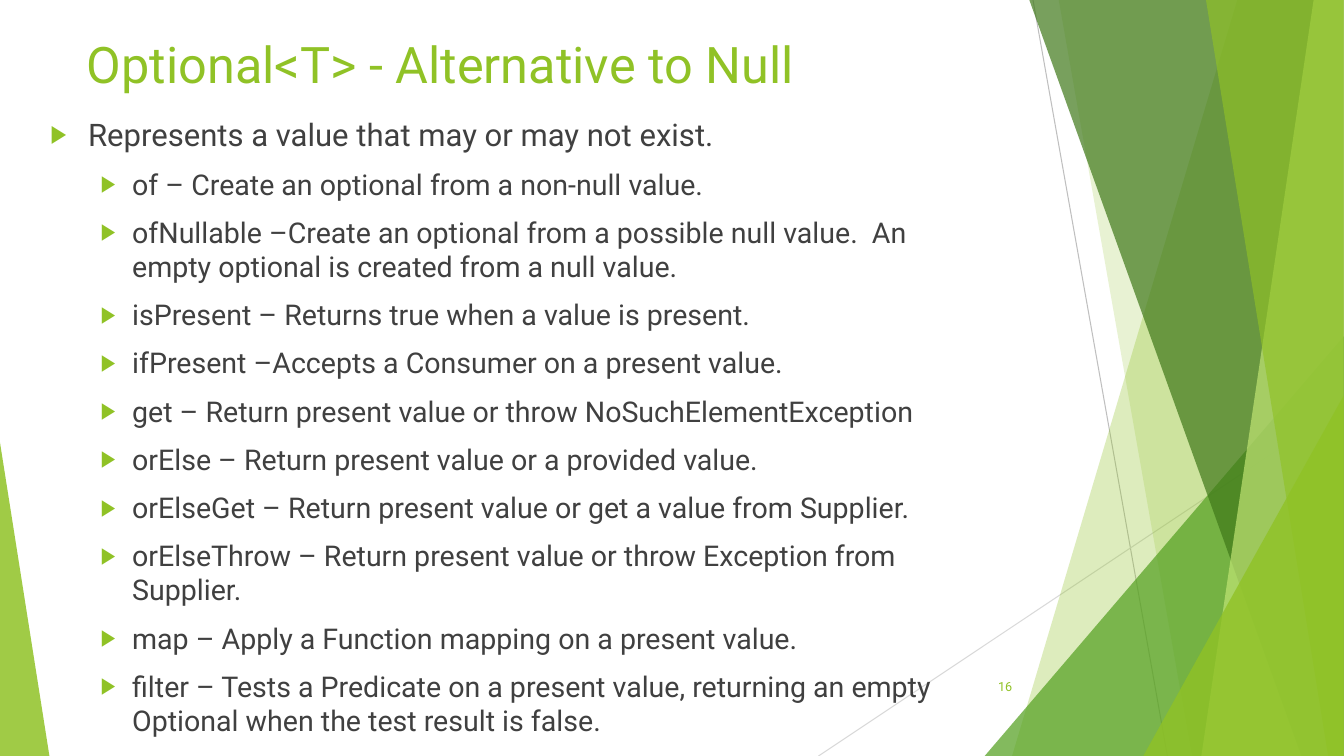
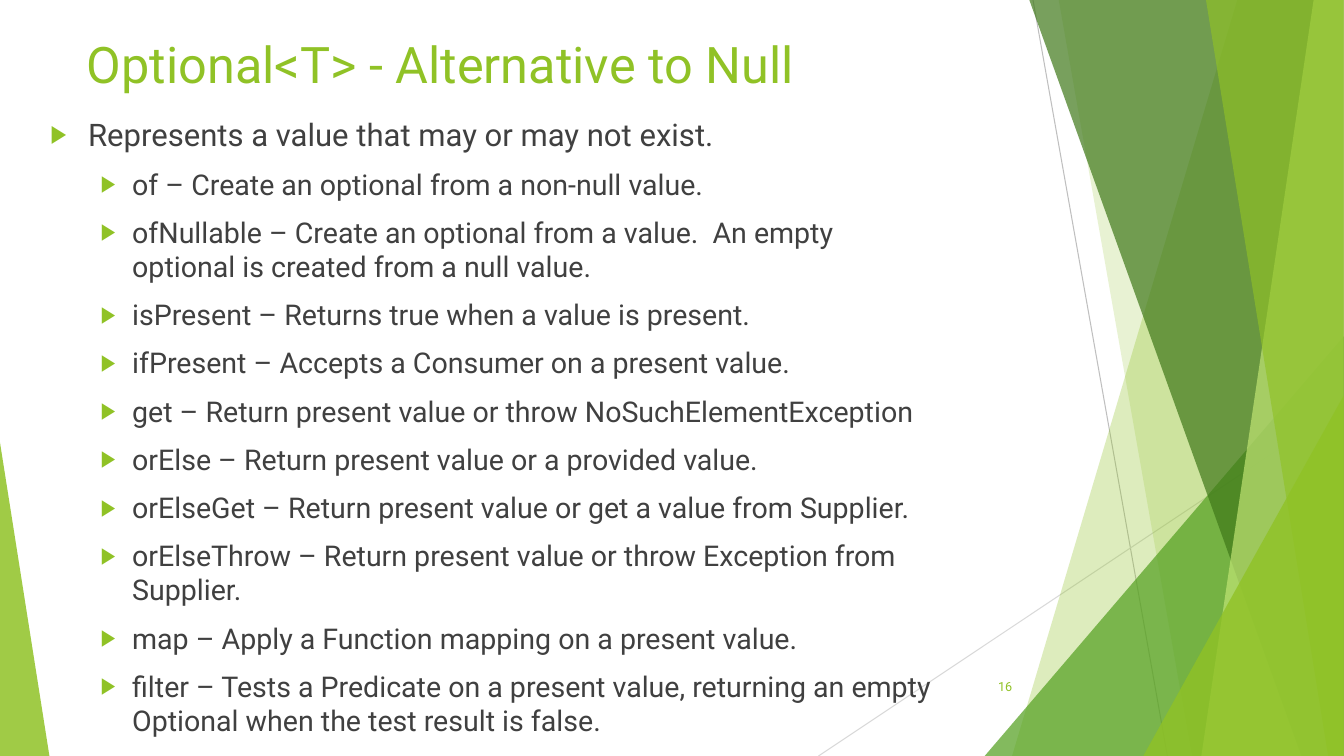
Before and after one commit to RichardRoda/2017-CodePaLOUsa-Lambda, a slide deck: slide 16 of Learning to Love the Lambda in the Stream.pptx. Drawn at 1344x756 pixels with LibreOffice and Linux fonts; fonts in the diff are those of the drawing. Boxes give left, top, right and bottom in pixels: in the first picture for what was removed or moved away, otherwise in the second. Text is boxed around its words. In the diff, an @@ line names an element or a change of style, - is before the commit and + after.

```diff
--- a/Learning to Love the Lambda in the Stream.pptx
+++ b/Learning to Love the Lambda in the Stream.pptx
@@ text at (x1=132, y1=221, x2=833, y2=283): text changed @@
-  ▶ ofNullable –Create an optional from a possible null value. An empty optional is created from a null value.
+  ▶ ofNullable – Create an optional from a value. An empty optional is created from a null value.
@@ text at (x1=132, y1=351, x2=789, y2=379): spaces changed @@
-  ▶ ifPresent –Accepts a Consumer on a present value.
+  ▶ ifPresent – Accepts a Consumer on a present value.
```
Also in this commit, not shown: 7 other slides changed.
